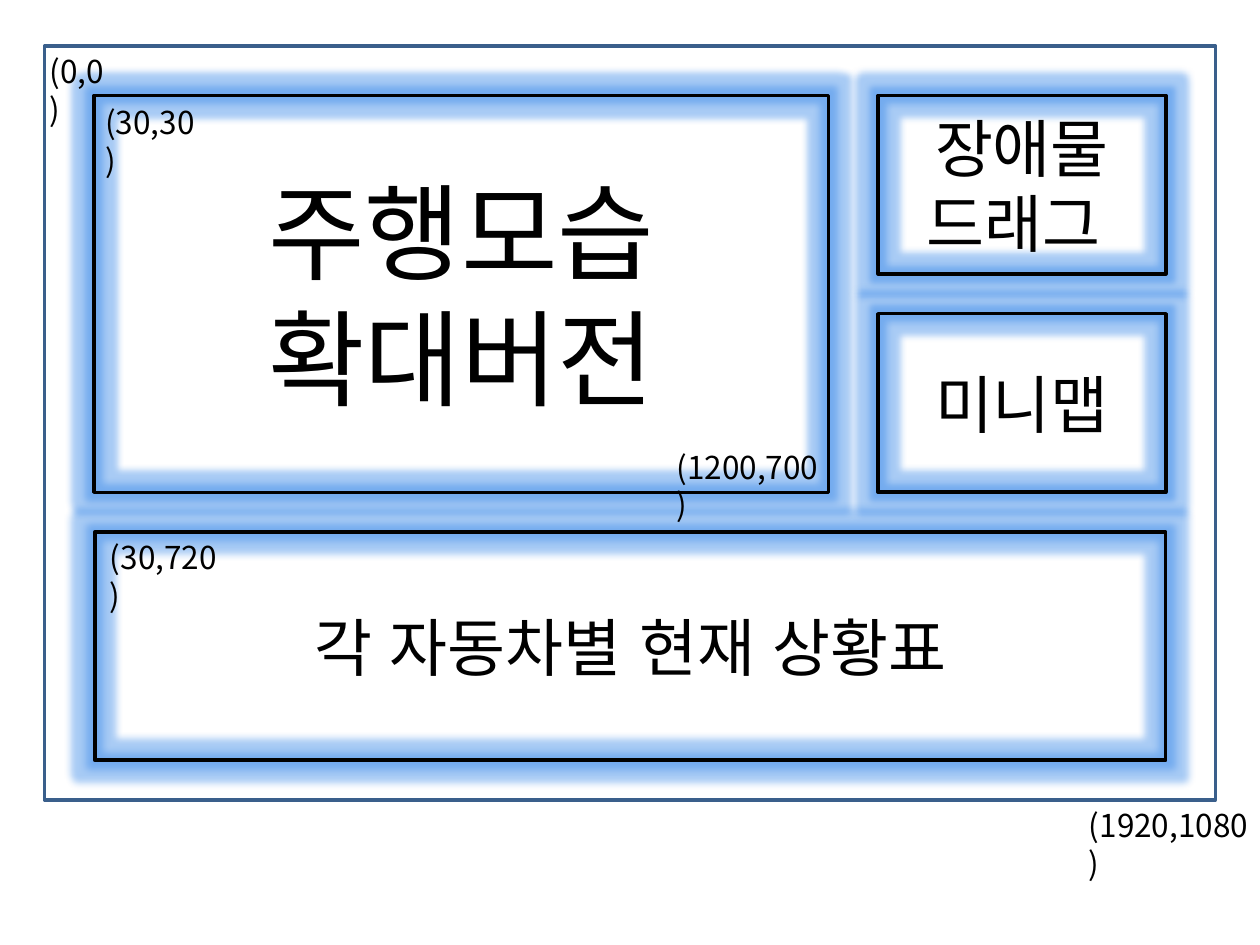
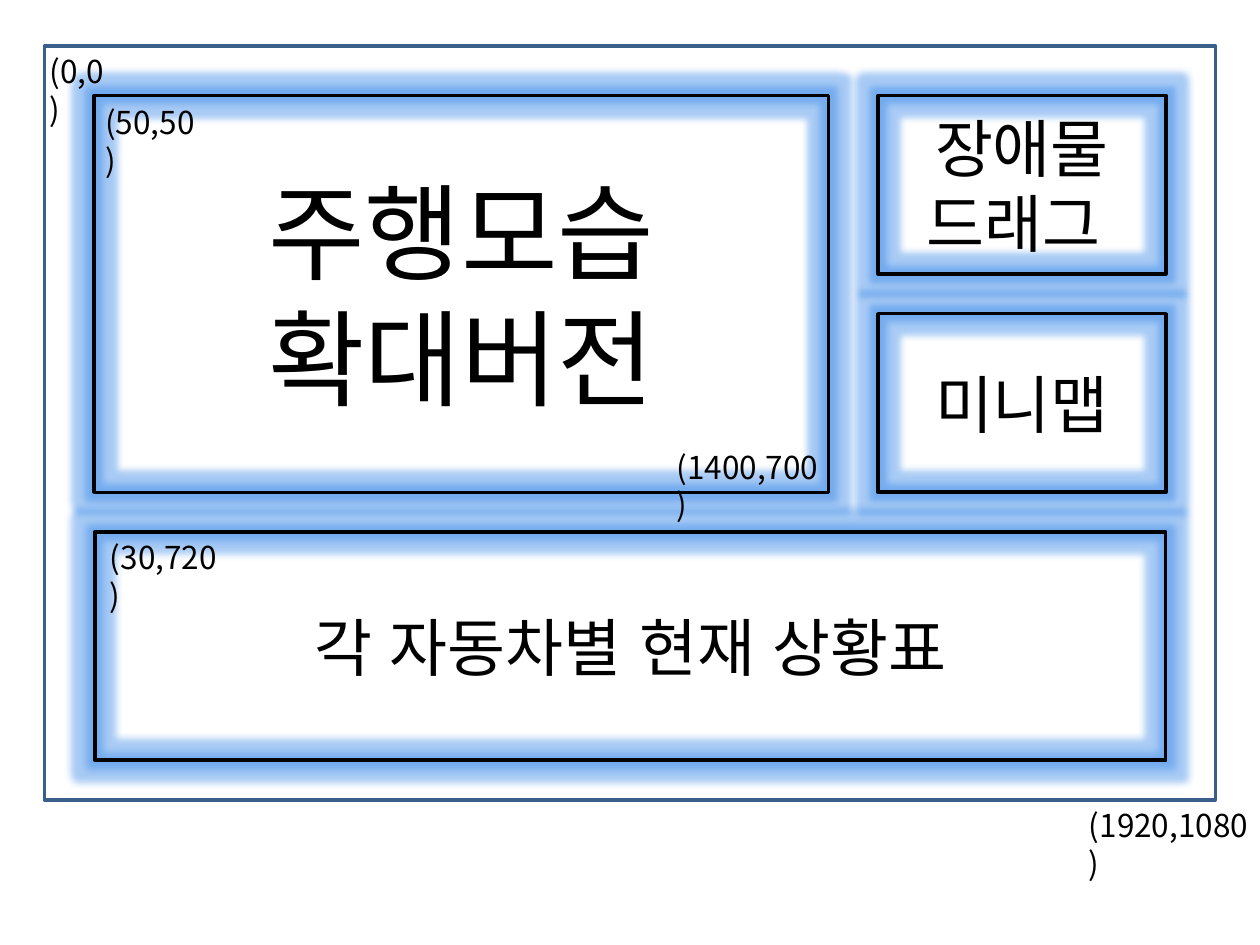
Before and after one commit to wwiiiii/High-school-research, a slide deck: slide 1 of 화면배치구성.pptx. Drawn at 1260x945 pixels with LibreOffice and Linux fonts; fonts in the diff are those of the drawing. Boxes give left, top, right and bottom in pixels: in the first picture for what was removed or moved away, otherwise in the second. Text is boxed around its words. In the diff, an @@ line names an element or a change of style, - is before the commit and + after.

```diff
--- a/화면배치구성.pptx
+++ b/화면배치구성.pptx
@@ text at [105,102,194,143]: text changed @@
-(30,30)
+(50,50)
@@ text at [677,447,819,488]: text changed @@
-(1200,700)
+(1400,700)
```
Also in this commit, not shown: 9 other files.
